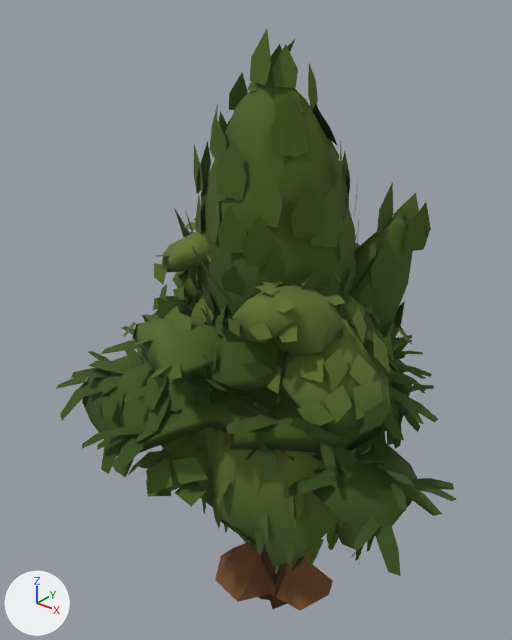
Before and after pictures for a commit that changed the glTF model assets/nature/glb/g_tree.glb.
Both versions are drawn from a 50 mm lens placed at (4.73, -6.32, 7.6), pointed at (-0.37, 0.05, 3.65). Every picture has the same lights, and +X, +Y and +Z are marked at lower left. The first picture is the older version. Vertices at exactly the same position are counted once.

In view in the first picture: 'v0', 'v1', 'v3', 'v4', 'v5', 'v6'.
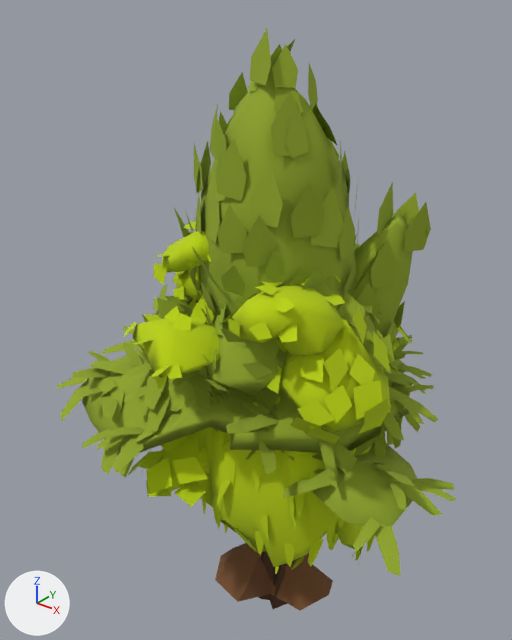
What differs and where, as boxes (x1, y1, x2, y2) in the pictures (512 x 640 px):
'v4', surface changed (lighter): (174, 29, 431, 403) in both
'v6', surface changed (lighter): (56, 326, 456, 577) in both
'v3', surface changed (lighter): (124, 222, 355, 572) in both
'v0', surface changed (lighter): (128, 284, 413, 577) in both
'v5', surface changed (lighter): (192, 396, 375, 574) in both
'v1', surface changed: (141, 218, 399, 444) in both

The change, as a list of edits to the scene's bpy script:
```text
Change mat_polyshader_v15_a_wind:
    remove n2 = _N.new('ShaderNodeTexImage'); n2.name = 'Image Texture'
    remove n2.image = img_atlas_a_png
    remove n2.extension = 'EXTEND'
    add n3 = _N.new('ShaderNodeVertexColor'); n3.name = 'Color Attribute'
    where n0 = _N.new('ShaderNodeBsdfPrincipled'); n0.name = 'Principled BSDF'
    remove _L.new(n2.outputs[0], n0.inputs[0])  # 'Color' to 'Base Color'
    add _L.new(n3.outputs[0], n0.inputs[0])  # 'Color' to 'Base Color'
Change mat_polyfoliage_v01_a_wind:
    remove mat_polyfoliage_v01_a_wind.texture = img_foliage_a_jpg
    add mat_polyfoliage_v01_a_wind.base_color = (0.494, 0.651, 0.0)  # yellow #bbd300
Change mat_polyfoliage_v01_b_wind:
    remove mat_polyfoliage_v01_b_wind.texture = img_foliage_b_jpg
    add mat_polyfoliage_v01_b_wind.base_color = (0.293, 0.391, 0.024)  # green #93a82b
Change me_tree_kapok_tree_generic_young_a:
    where me_tree_kapok_tree_generic_young_a.from_pydata(...)  # 934 vertices, 1251 faces; spans x -1.63..1.43, y -2.01..1.06, z -0.41..5.42
    used by ob_v3; location = (0.0, 0.0, 0.0)
    me_tree_kapok_tree_generic_young_a part 1: texture (UV) coordinates changed
```
